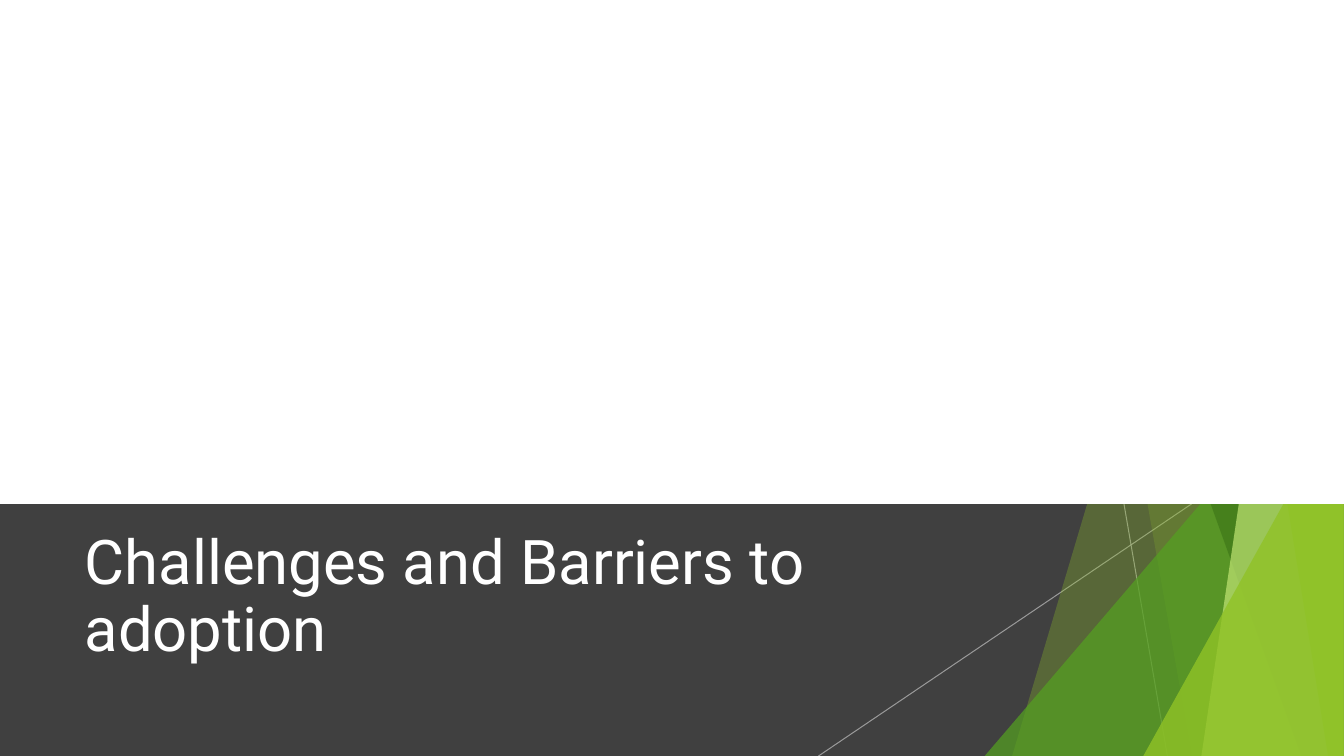
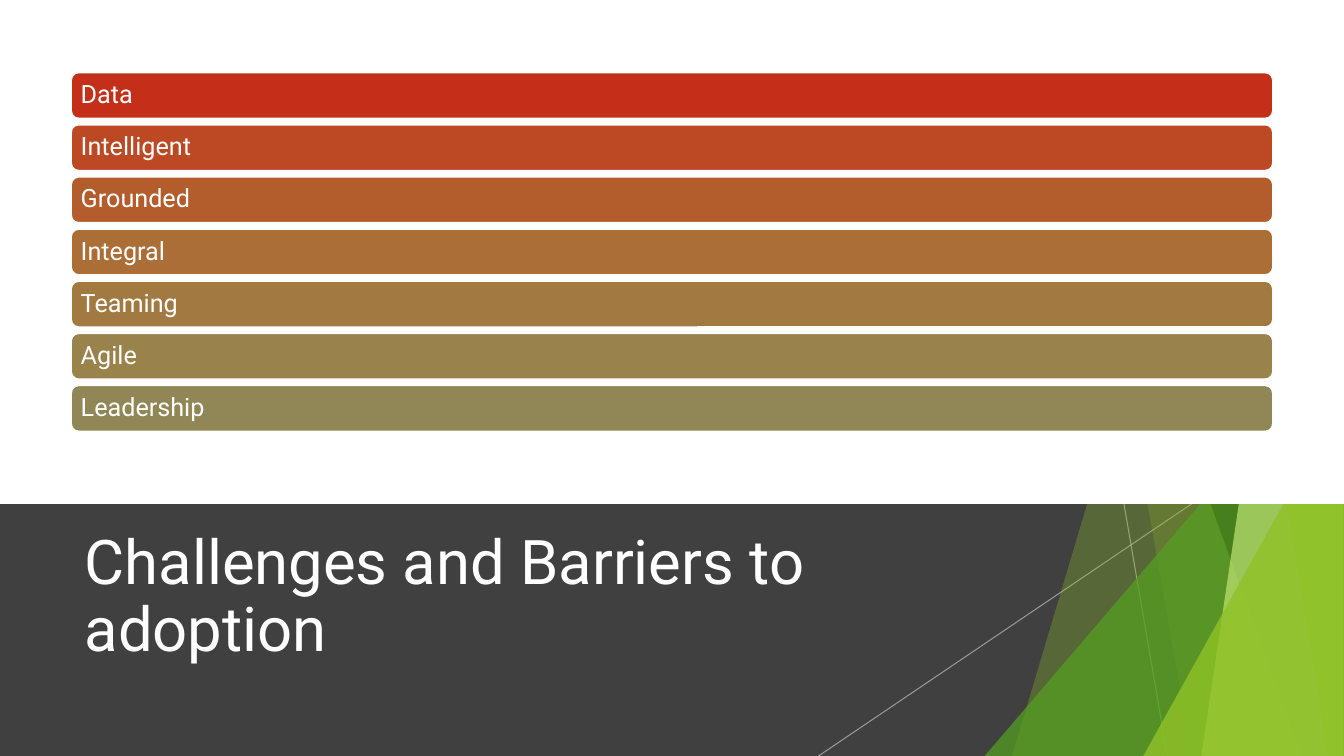
Before and after one commit to dr-natetorious/TIM-8150-Artifical_Intelligence, a slide deck: slide 10 of Week1_Describe/BachmeierNTIM8150-1.pptx. Drawn at 1344x756 pixels with LibreOffice and Linux fonts; fonts in the diff are those of the drawing. Boxes give left, top, right and bottom in pixels: in the first picture for what was removed or moved away, otherwise in the second. Text is boxed around its words. In the diff, an @@ line names an element or a change of style, - is before the commit and + after.

Commit message:
departing

```diff
--- a/Week1_Describe/BachmeierNTIM8150-1.pptx
+++ b/Week1_Describe/BachmeierNTIM8150-1.pptx
@@ group added at box(71, 73, 1273, 432): 7 rounded rectangles, 7 texts @@
+Data
+Intelligent
+Grounded
+Integral
+Teaming
+Agile
+Leadership
```
